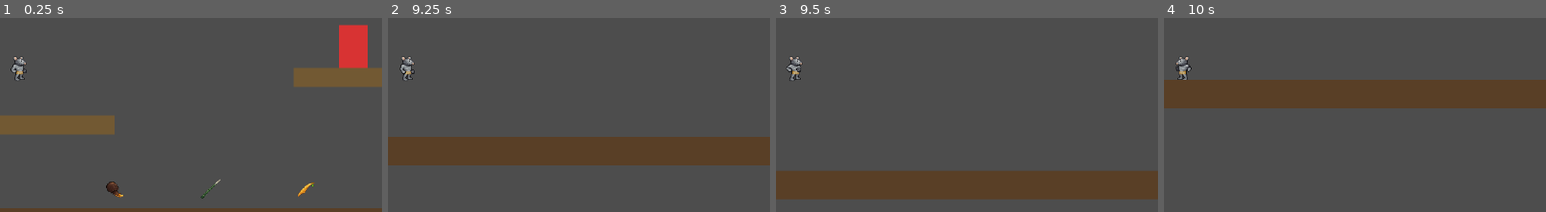
Above: before the commit, frames 1-4 (left to right).
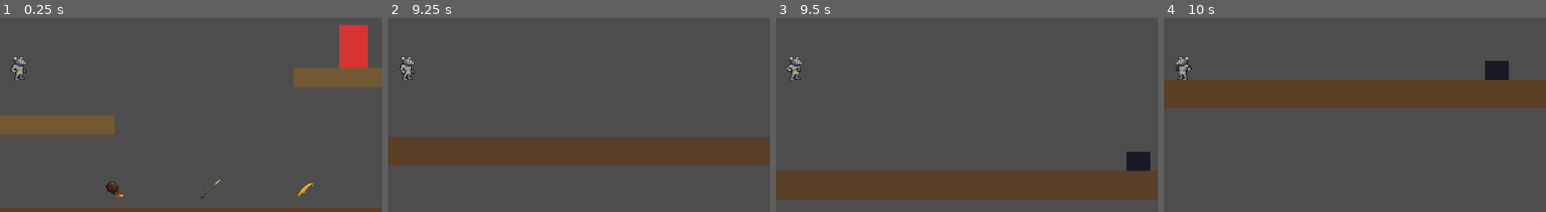
Above: after the commit, the same moments.

Repository: rafaelandrade-dev/formiga-rogue
Game: Godot game, scene res://scenes/world/TestLevel.tscn
The game is run twice, just before and just after one commit, with the same random seed, the same clock (stepped at 60 frames per second) and the same inputs.
Inputs:
- Up to frame 1 (0.25 s): no input
- Up to frame 2 (9.25 s): hold D (move_right) 0.53-2.03 s; tap Space (jump) at 0.6, 0.77, 1.07, 1.52, 1.55, 1.82, 2.3, 3.02, 3.05, 3.32, 3.77, 3.8, 4.07, 4.52, 4.55, 4.82, 5.3, 5.85, 6.02, 6.32, 6.77, 6.8, 7.07, 7.52, 7.55, 7.82, 8.3, 9.02, 9.05 s; tap X (attack_heavy) at 1.35, 6.6 s; tap Enter at 2 s; hold A (move_left) 2.03-2.78 s; tap Z (attack_light) at 2.1, 7.35 s; hold D (move_right) 2.78-4.28 s; tap Shift (dash) at 2.85, 8.1 s; tap F (interact) at 3.6, 8.85 s; hold A (move_left) 4.28-5.03 s; tap C (parry) at 4.35 s; hold D (move_right) 5.03-5.78 s; tap Q (weapon_swap) at 5.1 s; hold A (move_left) 5.78-7.28 s; hold D (move_right) from 7.28 s (still down)
- Up to frame 3 (9.5 s): keep holding D (move_right); tap Space (jump) at 9.32 s
- Up to frame 4 (10 s): release D (move_right) at 9.53 s; hold A (move_left) from 9.53 s (still down); tap C (parry) at 9.6 s; tap Space (jump) at 9.77, 9.8 s
The pictures show only the part of the screen within x 48-98%, y 33-83%; the shares and areas given below are measured in that part.

Frames 1-2 are identical in both runs. In frame 3, 0.6% of the frame differs, in the area x 91-98%, y 69-79%; in frame 4, 0.6%.

Commit message:
T7+T8: Sistema de IA base e 3 inimigos da Zona 1
EnemyStateMachine (7 estados: IDLE/PATROL/CHASE/ATTACK/STAGGERED/HURT/DEAD),
BaseEnemy com patrulha, detecção por Area2D, perseguição e stagger.
Zona 1: BesouroPatrulheiro (charge), AranhaEmboscadora (emboscada estática),
GafanhotoCaminhante (saltos + fuga). TestLevel atualizado com os 3 inimigos.

Co-Authored-By: Claude Sonnet 4.6 <noreply@anthropic.com>

Diff:
--- /dev/null
+++ b/scenes/enemies/AranhaEmboscadora.tscn
@@ -0,0 +1,37 @@
+[gd_scene load_steps=6 format=3]
+
+[ext_resource type="Script" path="res://scripts/enemies/AranhaEmboscadora.gd" id="1"]
+[ext_resource type="Script" path="res://scripts/systems/HealthComponent.gd" id="2"]
+[ext_resource type="Script" path="res://scripts/enemies/EnemyStateMachine.gd" id="3"]
+
+[sub_resource type="RectangleShape2D" id="1"]
+size = Vector2(10, 8)
+
+[sub_resource type="CircleShape2D" id="2"]
+radius = 55.0
+
+[node name="AranhaEmboscadora" type="CharacterBody2D"]
+collision_layer = 2
+collision_mask = 4
+script = ExtResource("1")
+
+[node name="CollisionShape2D" type="CollisionShape2D" parent="."]
+shape = SubResource("1")
+
+[node name="Sprite2D" type="Sprite2D" parent="."]
+
+[node name="HealthComponent" type="Node" parent="."]
+script = ExtResource("2")
+max_health = 30.0
+
+[node name="EnemyStateMachine" type="Node" parent="."]
+script = ExtResource("3")
+
+[node name="DetectionArea" type="Area2D" parent="."]
+collision_layer = 0
+collision_mask = 1
+monitoring = true
+monitorable = false
+
+[node name="CollisionShape2D" type="CollisionShape2D" parent="DetectionArea"]
+shape = SubResource("2")
--- /dev/null
+++ b/scenes/enemies/BaseEnemy.tscn
@@ -0,0 +1,37 @@
+[gd_scene load_steps=6 format=3]
+
+[ext_resource type="Script" path="res://scripts/enemies/BaseEnemy.gd" id="1"]
+[ext_resource type="Script" path="res://scripts/systems/HealthComponent.gd" id="2"]
+[ext_resource type="Script" path="res://scripts/enemies/EnemyStateMachine.gd" id="3"]
+
+[sub_resource type="RectangleShape2D" id="1"]
+size = Vector2(12, 18)
+
+[sub_resource type="CircleShape2D" id="2"]
+radius = 100.0
+
+[node name="BaseEnemy" type="CharacterBody2D"]
+collision_layer = 2
+collision_mask = 4
+script = ExtResource("1")
+
+[node name="CollisionShape2D" type="CollisionShape2D" parent="."]
+shape = SubResource("1")
+
+[node name="Sprite2D" type="Sprite2D" parent="."]
+
+[node name="HealthComponent" type="Node" parent="."]
+script = ExtResource("2")
+max_health = 100.0
+
+[node name="EnemyStateMachine" type="Node" parent="."]
+script = ExtResource("3")
+
+[node name="DetectionArea" type="Area2D" parent="."]
+collision_layer = 0
+collision_mask = 1
+monitoring = true
+monitorable = false
+
+[node name="CollisionShape2D" type="CollisionShape2D" parent="DetectionArea"]
+shape = SubResource("2")
--- /dev/null
+++ b/scenes/enemies/BesouroPatrulheiro.tscn
@@ -0,0 +1,37 @@
+[gd_scene load_steps=6 format=3]
+
+[ext_resource type="Script" path="res://scripts/enemies/BesouroPatrulheiro.gd" id="1"]
+[ext_resource type="Script" path="res://scripts/systems/HealthComponent.gd" id="2"]
+[ext_resource type="Script" path="res://scripts/enemies/EnemyStateMachine.gd" id="3"]
+
+[sub_resource type="RectangleShape2D" id="1"]
+size = Vector2(14, 10)
+
+[sub_resource type="CircleShape2D" id="2"]
+radius = 120.0
+
+[node name="BesouroPatrulheiro" type="CharacterBody2D"]
+collision_layer = 2
+collision_mask = 4
+script = ExtResource("1")
+
+[node name="CollisionShape2D" type="CollisionShape2D" parent="."]
+shape = SubResource("1")
+
+[node name="Sprite2D" type="Sprite2D" parent="."]
+
+[node name="HealthComponent" type="Node" parent="."]
+script = ExtResource("2")
+max_health = 60.0
+
+[node name="EnemyStateMachine" type="Node" parent="."]
+script = ExtResource("3")
+
+[node name="DetectionArea" type="Area2D" parent="."]
+collision_layer = 0
+collision_mask = 1
+monitoring = true
+monitorable = false
+
+[node name="CollisionShape2D" type="CollisionShape2D" parent="DetectionArea"]
+shape = SubResource("2")
--- /dev/null
+++ b/scenes/enemies/GafanhotoCaminhante.tscn
@@ -0,0 +1,37 @@
+[gd_scene load_steps=6 format=3]
+
+[ext_resource type="Script" path="res://scripts/enemies/GafanhotoCaminhante.gd" id="1"]
+[ext_resource type="Script" path="res://scripts/systems/HealthComponent.gd" id="2"]
+[ext_resource type="Script" path="res://scripts/enemies/EnemyStateMachine.gd" id="3"]
+
+[sub_resource type="RectangleShape2D" id="1"]
+size = Vector2(10, 14)
+
+[sub_resource type="CircleShape2D" id="2"]
+radius = 130.0
+
+[node name="GafanhotoCaminhante" type="CharacterBody2D"]
+collision_layer = 2
+collision_mask = 4
+script = ExtResource("1")
+
+[node name="CollisionShape2D" type="CollisionShape2D" parent="."]
+shape = SubResource("1")
+
+[node name="Sprite2D" type="Sprite2D" parent="."]
+
+[node name="HealthComponent" type="Node" parent="."]
+script = ExtResource("2")
+max_health = 25.0
+
+[node name="EnemyStateMachine" type="Node" parent="."]
+script = ExtResource("3")
+
+[node name="DetectionArea" type="Area2D" parent="."]
+collision_layer = 0
+collision_mask = 1
+monitoring = true
+monitorable = false
+
+[node name="CollisionShape2D" type="CollisionShape2D" parent="DetectionArea"]
+shape = SubResource("2")
--- a/scenes/world/TestLevel.tscn
+++ b/scenes/world/TestLevel.tscn
@@ -1,8 +1,11 @@
-[gd_scene load_steps=11 format=3]
+[gd_scene load_steps=14 format=3]
 
 [ext_resource type="PackedScene" path="res://scenes/player/Player.tscn" id="1"]
 [ext_resource type="PackedScene" path="res://scenes/enemies/DummyEnemy.tscn" id="2"]
 [ext_resource type="PackedScene" path="res://scenes/shared/WeaponPickup.tscn" id="3"]
+[ext_resource type="PackedScene" path="res://scenes/enemies/BesouroPatrulheiro.tscn" id="7"]
+[ext_resource type="PackedScene" path="res://scenes/enemies/AranhaEmboscadora.tscn" id="8"]
+[ext_resource type="PackedScene" path="res://scenes/enemies/GafanhotoCaminhante.tscn" id="9"]
 [ext_resource type="Resource" path="res://resources/weapons/mandibulas.tres" id="4"]
 [ext_resource type="Resource" path="res://resources/weapons/espinho_cacto.tres" id="5"]
 [ext_resource type="Resource" path="res://resources/weapons/ferrao_abelha.tres" id="6"]
@@ -25,6 +28,15 @@
 
 [node name="DummyEnemy" parent="." instance=ExtResource("2")]
 position = Vector2(220, 80)
+
+[node name="BesouroPatrulheiro" parent="." instance=ExtResource("7")]
+position = Vector2(500, 80)
+
+[node name="AranhaEmboscadora" parent="." instance=ExtResource("8")]
+position = Vector2(620, 80)
+
+[node name="GafanhotoCaminhante" parent="." instance=ExtResource("9")]
+position = Vector2(700, 80)
 
 [node name="Pickup_Mandibulas" parent="." instance=ExtResource("3")]
 position = Vector2(120, 162)
--- /dev/null
+++ b/scripts/enemies/AranhaEmboscadora.gd
@@ -0,0 +1,68 @@
+extends "res://scripts/enemies/BaseEnemy.gd"
+
+const BITE_RANGE     := 50.0
+const RETREAT_SPEED  := 100.0
+const RETREAT_TIME   := 0.8  # 80px / 100px·s⁻¹
+
+var _atk_timer    := 0.0
+var _retreat_dir  := 1.0
+
+
+func _ready() -> void:
+	move_speed       = 0.0   # estática
+	detection_radius = 55.0
+	attack_range     = BITE_RANGE
+	attack_cooldown  = 1.5
+	super._ready()
+	var img := Image.create(10, 8, false, Image.FORMAT_RGB8)
+	img.fill(Color(0.1, 0.1, 0.15))
+	sprite.texture = ImageTexture.create_from_image(img)
+
+
+# Fica parada; verifica range para atacar direto do PATROL
+func _do_patrol(_delta: float) -> void:
+	velocity.x = 0.0
+	if can_see_player and player and \
+			absf(global_position.x - player.global_position.x) <= BITE_RANGE and \
+			attack_timer <= 0.0:
+		fsm.change(State.ATTACK)
+
+
+# Não persegue — se player sair do bite range, volta a esperar
+func _move_toward_player(_delta: float) -> void:
+	velocity.x = 0.0
+
+
+func _do_attack(delta: float) -> void:
+	_atk_timer += delta
+	velocity.x   = 0.0
+	if _atk_timer < 0.2:
+		sprite.modulate = Color(1.5, 0.3, 0.3)  # bote
+	else:
+		sprite.modulate = Color(1, 1, 1)
+		if player and absf(global_position.x - player.global_position.x) <= BITE_RANGE:
+			_deal_damage_to_player(15, Vector2.ZERO)
+		_atk_timer   = 0.0
+		attack_timer = attack_cooldown
+		fsm.change(State.PATROL)
+
+
+func _on_hurt_state(delta: float) -> void:
+	# Recua na direção oposta ao player
+	velocity.x      = move_toward(velocity.x, _retreat_dir * RETREAT_SPEED, 600.0 * delta)
+	sprite.modulate = Color(1.5, 0.4, 0.4) if fmod(fsm.time, 0.1) < 0.05 else Color(1, 1, 1)
+	if fsm.time >= RETREAT_TIME:
+		velocity.x      = 0.0
+		sprite.modulate = Color(1, 1, 1)
+		fsm.change(State.PATROL)
+
+
+func _on_health_changed(_old: float, new_val: float) -> void:
+	if new_val <= 0.0:
+		return
+	print("[Aranha] HP: %.0f / %.0f" % [new_val, health_component.max_health])
+	_retreat_dir = sign(global_position.x - player.global_position.x) if player else \
+	               (1.0 if facing_right else -1.0)
+	if _retreat_dir == 0.0:
+		_retreat_dir = 1.0
+	fsm.change(State.HURT)
--- /dev/null
+++ b/scripts/enemies/BaseEnemy.gd
@@ -0,0 +1,230 @@
+extends CharacterBody2D
+class_name BaseEnemy
+
+enum State { IDLE, PATROL, CHASE, ATTACK, STAGGERED, HURT, DEAD }
+
+const GRAVITY          := 900.0
+const STAGGER_DURATION := 0.8
+const HURT_DURATION    := 0.30
+const LOSE_SIGHT_TIME  := 3.0
+
+@export var move_speed       : float          = 80.0
+@export var detection_radius : float          = 100.0
+@export var attack_range     : float          = 24.0
+@export var attack_cooldown  : float          = 2.0
+@export var patrol_points    : Array[Vector2] = []
+
+@onready var sprite           : Sprite2D         = $Sprite2D
+@onready var health_component                    = $HealthComponent
+@onready var fsm                                 = $EnemyStateMachine
+@onready var detection_area   : Area2D           = $DetectionArea
+
+const RESOURCE_PICKUP = preload("res://scenes/shared/ResourcePickup.tscn")
+
+var player           : Node2D  = null
+var can_see_player   : bool    = false
+var patrol_origin    : Vector2 = Vector2.ZERO
+var patrol_index     : int     = 0
+var facing_right     : bool    = true
+var attack_timer     : float   = 0.0
+var lose_sight_timer : float   = 0.0
+
+var poison_dps   := 0.0
+var poison_timer := 0.0
+
+
+func _ready() -> void:
+	patrol_origin = global_position
+	_resize_detection(detection_radius)
+	health_component.died.connect(_on_died)
+	health_component.health_changed.connect(_on_health_changed)
+	detection_area.body_entered.connect(_on_detection_entered)
+	detection_area.body_exited.connect(_on_detection_exited)
+	fsm.change(State.PATROL)
+
+
+func _physics_process(delta: float) -> void:
+	fsm.time    += delta
+	attack_timer = max(0.0, attack_timer - delta)
+	velocity.y  += GRAVITY * delta
+	_tick_poison(delta)
+	_run_state(delta)
+	move_and_slide()
+	_update_facing()
+
+
+# ── State machine ─────────────────────────────────────────────────────────────
+func _run_state(delta: float) -> void:
+	match fsm.current:
+		State.IDLE:
+			velocity.x = move_toward(velocity.x, 0.0, move_speed * 6.0 * delta)
+			if fsm.time > 1.5:
+				fsm.change(State.PATROL)
+
+		State.PATROL:
+			_do_patrol(delta)
+			if can_see_player and fsm.current == State.PATROL:
+				fsm.change(State.CHASE)
+
+		State.CHASE:
+			if not can_see_player:
+				lose_sight_timer += delta
+				if lose_sight_timer >= LOSE_SIGHT_TIME:
+					player           = null
+					lose_sight_timer = 0.0
+					fsm.change(State.PATROL)
+			else:
+				lose_sight_timer = 0.0
+				if player:
+					var dist := absf(global_position.x - player.global_position.x)
+					if dist <= attack_range and attack_timer <= 0.0:
+						fsm.change(State.ATTACK)
+					else:
+						_move_toward_player(delta)
+
+		State.ATTACK:
+			_do_attack(delta)
+
+		State.STAGGERED:
+			velocity.x      = move_toward(velocity.x, 0.0, move_speed * 6.0 * delta)
+			sprite.modulate = Color(1, 1, 1) if fmod(fsm.time, 0.2) < 0.1 else Color(1, 0.3, 0.3)
+			if fsm.time >= STAGGER_DURATION:
+				sprite.modulate = Color(1, 1, 1)
+				fsm.change(State.CHASE if can_see_player else State.PATROL)
+
+		State.HURT:
+			_on_hurt_state(delta)
+
+		State.DEAD:
+			velocity.x = move_toward(velocity.x, 0.0, move_speed * 4.0 * delta)
+
+
+# ── Virtual methods ───────────────────────────────────────────────────────────
+func _do_patrol(delta: float) -> void:
+	if patrol_points.is_empty():
+		if is_on_wall():
+			facing_right = not facing_right
+		var dir := 1.0 if facing_right else -1.0
+		velocity.x = move_toward(velocity.x, dir * move_speed, move_speed * 8.0 * delta)
+	else:
+		var target := patrol_origin + patrol_points[patrol_index]
+		var dx     := target.x - global_position.x
+		if absf(dx) < 4.0:
+			patrol_index = (patrol_index + 1) % patrol_points.size()
+		else:
+			velocity.x = move_toward(velocity.x, sign(dx) * move_speed, move_speed * 8.0 * delta)
+
+
+func _move_toward_player(delta: float) -> void:
+	if not player:
+		return
+	var dx := player.global_position.x - global_position.x
+	velocity.x = move_toward(velocity.x, sign(dx) * move_speed, move_speed * 8.0 * delta)
+
+
+func _do_attack(delta: float) -> void:
+	velocity.x = move_toward(velocity.x, 0.0, move_speed * 6.0 * delta)
+	if player and absf(global_position.x - player.global_position.x) <= attack_range:
+		_deal_damage_to_player(10, Vector2.ZERO)
+	attack_timer = attack_cooldown
+	fsm.change(State.CHASE if can_see_player else State.PATROL)
+
+
+func _on_hurt_state(delta: float) -> void:
+	velocity.x      = move_toward(velocity.x, 0.0, move_speed * 4.0 * delta)
+	sprite.modulate = Color(1.5, 0.4, 0.4) if fmod(fsm.time, 0.1) < 0.05 else Color(1, 1, 1)
+	if fsm.time >= HURT_DURATION:
+		sprite.modulate = Color(1, 1, 1)
+		fsm.change(State.CHASE if can_see_player else State.PATROL)
+
+
+# ── Helpers ───────────────────────────────────────────────────────────────────
+func _deal_damage_to_player(damage: int, knockback: Vector2) -> void:
+	if not player or not player.has_method("receive_attack"):
+		return
+	if knockback == Vector2.ZERO:
+		var dir: float = signf(player.global_position.x - global_position.x)
+		knockback = Vector2(dir * 150.0, -80.0)
+	player.receive_attack(damage, knockback, self)
+
+
+func _update_facing() -> void:
+	if absf(velocity.x) > 4.0:
+		facing_right  = velocity.x > 0.0
+		sprite.flip_h = not facing_right
+
+
+func _resize_detection(radius: float) -> void:
+	var shape_node := detection_area.get_node_or_null("CollisionShape2D")
+	if shape_node and shape_node.shape is CircleShape2D:
+		(shape_node.shape as CircleShape2D).radius = radius
+
+
+func _tick_poison(delta: float) -> void:
+	if poison_timer <= 0.0:
+		return
+	poison_timer -= delta
+	health_component.take_damage(poison_dps * delta, global_position)
+
+
+# ── Detection callbacks ───────────────────────────────────────────────────────
+func _on_detection_entered(body: Node2D) -> void:
+	if body.has_method("get_weapon_system"):
+		player         = body
+		can_see_player = true
+		if fsm.current not in [State.ATTACK, State.STAGGERED, State.HURT, State.DEAD]:
+			fsm.change(State.CHASE)
+
+
+func _on_detection_exited(body: Node2D) -> void:
+	if body == player:
+		can_see_player = false
+		lose_sight_timer = 0.0
+
+
+# ── Public API (called by Player) ─────────────────────────────────────────────
+func receive_hit(damage: int, knockback: Vector2) -> void:
+	if fsm.current == State.DEAD:
+		return
+	velocity = knockback
+	health_component.take_damage(float(damage), global_position)
+
+
+func receive_stagger() -> void:
+	if fsm.current == State.DEAD:
+		return
+	velocity.x      = 0.0
+	sprite.modulate = Color(1, 1, 1)
+	fsm.change(State.STAGGERED)
+	print("[%s] Parry! Stagger" % name)
+
+
+func apply_poison(dps: float, duration: float) -> void:
+	poison_dps   = maxf(poison_dps, dps)
+	poison_timer = maxf(poison_timer, duration)
+	print("[%s] Envenenado: %.1f dmg/s por %.1fs" % [name, dps, duration])
+
+
+# ── HealthComponent callbacks ─────────────────────────────────────────────────
+func _on_health_changed(_old: float, new_val: float) -> void:
+	if new_val > 0.0 and fsm.current != State.DEAD:
+		fsm.change(State.HURT)
+	print("[%s] HP: %.0f / %.0f" % [name, new_val, health_component.max_health])
+
+
+func _on_died() -> void:
+	fsm.change(State.DEAD)
+	sprite.modulate = Color(0.5, 0.5, 0.5)
+	_drop_resources()
+	get_tree().create_timer(0.6).timeout.connect(queue_free)
+
+
+func _drop_resources() -> void:
+	var count := randi_range(1, 3)
+	for i in count:
+		var pickup = RESOURCE_PICKUP.instantiate()
+		pickup.resource_type   = "migalhas"
+		pickup.amount          = 1
+		pickup.global_position = global_position + Vector2(randf_range(-8.0, 8.0), 0.0)
+		get_parent().add_child(pickup)
+	print("[%s] Dropou %d migalha(s)" % [name, count])
--- /dev/null
+++ b/scripts/enemies/BesouroPatrulheiro.gd
@@ -0,0 +1,53 @@
+extends "res://scripts/enemies/BaseEnemy.gd"
+
+const CHARGE_WINDUP   := 0.80  # segundos de vento-up parado
+const CHARGE_SPEED    := 380.0 # velocidade durante o avanço
+const CHARGE_DURATION := 0.45  # duração do avanço
+
+var _atk_timer := 0.0
+var _charging  := false  # false = wind-up, true = avanço
+
+
+func _ready() -> void:
+	move_speed       = 60.0
+	detection_radius = 120.0
+	attack_range     = 28.0
+	attack_cooldown  = 2.5
+	super._ready()
+	var img := Image.create(14, 10, false, Image.FORMAT_RGB8)
+	img.fill(Color(0.2, 0.45, 0.85))
+	sprite.texture = ImageTexture.create_from_image(img)
+
+
+func _do_attack(delta: float) -> void:
+	_atk_timer += delta
+
+	if not _charging:
+		# Wind-up: para e pisca laranja
+		velocity.x      = move_toward(velocity.x, 0.0, 800.0 * delta)
+		var blink        := fmod(_atk_timer, 0.15) < 0.075
+		sprite.modulate  = Color(1.7, 0.85, 0.1) if blink else Color(1, 1, 1)
+		if _atk_timer >= CHARGE_WINDUP:
+			_charging = true
+	else:
+		# Avanço em linha reta
+		sprite.modulate = Color(1, 1, 1)
+		var dir         := 1.0 if facing_right else -1.0
+		velocity.x       = dir * CHARGE_SPEED
+		if player and absf(global_position.x - player.global_position.x) < 22.0:
+			_deal_damage_to_player(25, Vector2(dir * 260.0, -130.0))
+		if _atk_timer >= CHARGE_WINDUP + CHARGE_DURATION:
+			_charging       = false
+			_atk_timer      = 0.0
+			sprite.modulate = Color(1, 1, 1)
+			attack_timer    = attack_cooldown
+			fsm.change(State.CHASE if can_see_player else State.PATROL)
+
+
+func receive_stagger() -> void:
+	if _charging:
+		return  # invulnerável durante o avanço; apenas o wind-up pode ser parried
+	sprite.modulate = Color(1, 1, 1)
+	_charging       = false
+	_atk_timer      = 0.0
+	super.receive_stagger()
--- /dev/null
+++ b/scripts/enemies/EnemyStateMachine.gd
@@ -0,0 +1,15 @@
+extends Node
+class_name EnemyStateMachine
+
+signal state_changed(from_state: int, to_state: int)
+
+var current: int = 0
+var time:    float = 0.0
+
+
+func change(new_state: int) -> void:
+	if new_state == current:
+		return
+	state_changed.emit(current, new_state)
+	current = new_state
+	time    = 0.0
--- /dev/null
+++ b/scripts/enemies/GafanhotoCaminhante.gd
@@ -0,0 +1,73 @@
+extends "res://scripts/enemies/BaseEnemy.gd"
+
+const JUMP_VEL      := -270.0
+const JUMP_COOLDOWN := 1.0
+const FLEE_SPEED    := 150.0
+const FLEE_DURATION := 1.0
+
+var _jump_timer := 0.0
+var _flee_timer := 0.0
+var _flee_dir   := 1.0
+var _fleeing    := false
+
+
+func _ready() -> void:
+	move_speed       = 130.0
+	detection_radius = 130.0
+	attack_range     = 18.0
+	attack_cooldown  = 1.0
+	super._ready()
+	var img := Image.create(10, 14, false, Image.FORMAT_RGB8)
+	img.fill(Color(0.35, 0.75, 0.15))
+	sprite.texture = ImageTexture.create_from_image(img)
+
+
+func _physics_process(delta: float) -> void:
+	_jump_timer = max(0.0, _jump_timer - delta)
+	super._physics_process(delta)
+
+
+func _move_toward_player(delta: float) -> void:
+	if not player:
+		return
+	var dx := player.global_position.x - global_position.x
+	if is_on_floor() and _jump_timer <= 0.0:
+		velocity.y  = JUMP_VEL
+		velocity.x  = sign(dx) * move_speed
+		_jump_timer = JUMP_COOLDOWN
+	elif not is_on_floor():
+		velocity.x = move_toward(velocity.x, sign(dx) * move_speed, move_speed * 5.0 * delta)
+
+
+func _do_attack(_delta: float) -> void:
+	if player and absf(global_position.x - player.global_position.x) <= attack_range:
+		_deal_damage_to_player(10, Vector2.ZERO)
+	attack_timer = attack_cooldown
+	fsm.change(State.CHASE if can_see_player else State.PATROL)
+
+
+func _on_hurt_state(delta: float) -> void:
+	if _fleeing:
+		_flee_timer    -= delta
+		velocity.x      = move_toward(velocity.x, _flee_dir * FLEE_SPEED, move_speed * 6.0 * delta)
+		sprite.modulate = Color(1.5, 0.4, 0.4) if fmod(fsm.time, 0.1) < 0.05 else Color(1, 1, 1)
+		if _flee_timer <= 0.0:
+			_fleeing        = false
+			sprite.modulate = Color(1, 1, 1)
+			fsm.change(State.CHASE if can_see_player else State.PATROL)
+	else:
+		super._on_hurt_state(delta)
+
+
+func _on_health_changed(_old: float, new_val: float) -> void:
+	if new_val <= 0.0:
+		return
+	print("[Gafanhoto] HP: %.0f / %.0f" % [new_val, health_component.max_health])
+	if randf() < 0.5 and player:
+		_flee_dir   = sign(global_position.x - player.global_position.x)
+		if _flee_dir == 0.0:
+			_flee_dir = 1.0
+		_flee_timer = FLEE_DURATION
+		_fleeing    = true
+		print("[Gafanhoto] Fugindo!")
+	fsm.change(State.HURT)
